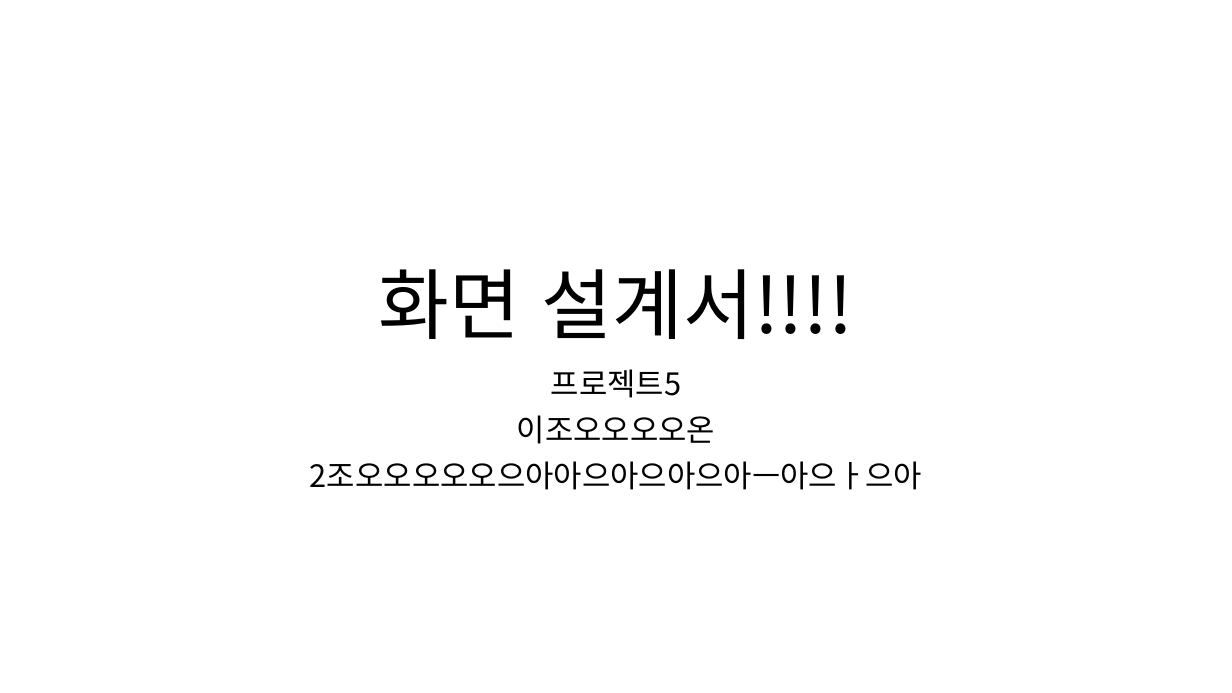
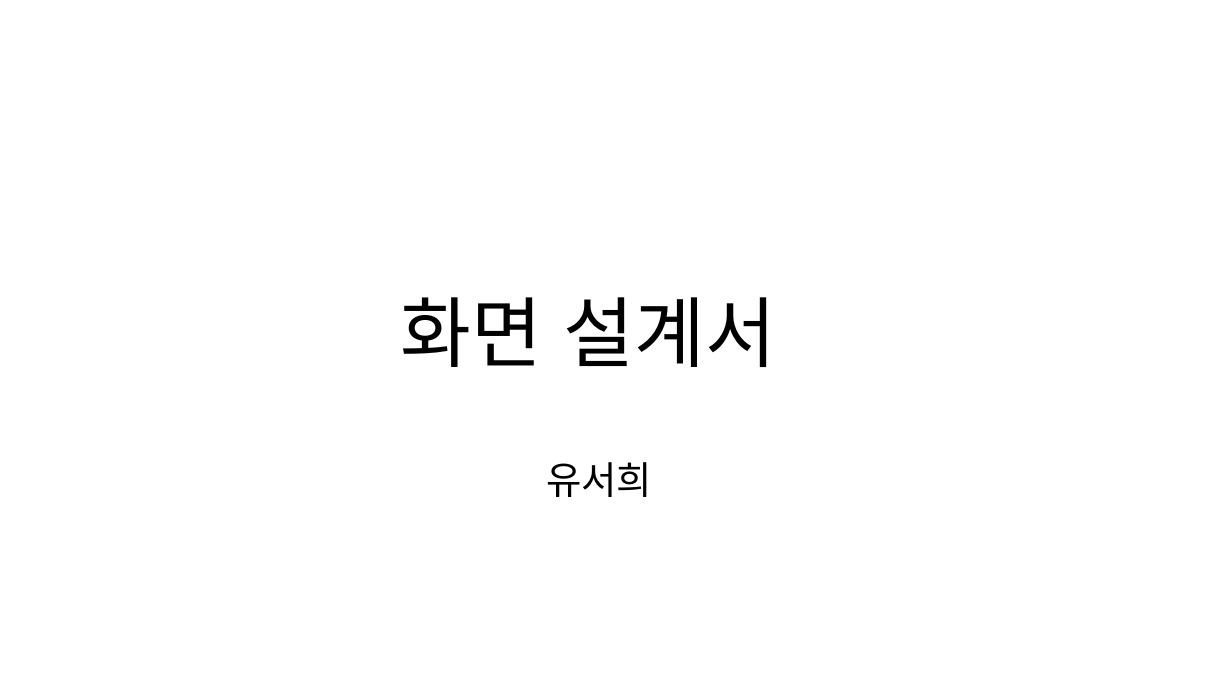
Before and after one commit to ezenteam2/e-Zone, a slide deck: slide 1 of 0 발표용 파워포인트/0501 5차발표/0501 project05 - 파워포인트 - 서희.pptx. Drawn at 1232x693 pixels with LibreOffice and Linux fonts; fonts in the diff are those of the drawing; background and template pictures are left out. Boxes give left, top, right and bottom in pixels: in the first picture for what was removed or moved away, otherwise in the second. Text is boxed around its words. In the diff, an @@ line names an element or a change of style, - is before the commit and + after.

Commit message:
213123

```diff
--- a/0 발표용 파워포인트/0501 5차발표/0501 project05 - 파워포인트 - 서희.pptx
+++ b/0 발표용 파워포인트/0501 5차발표/0501 project05 - 파워포인트 - 서희.pptx
@@ title at [401, 297, 777, 497]: text changed @@
-화면 설계서!!!!
+화면 설계서
+유서희
@@ subtitle removed at [310, 369, 922, 490] @@
-프로젝트5
-이조오오오오온
-2조오오오오오으아아으아으아으아ㅡ아으ㅏ으아
```
Also in this commit, not shown: 2 slides added.
